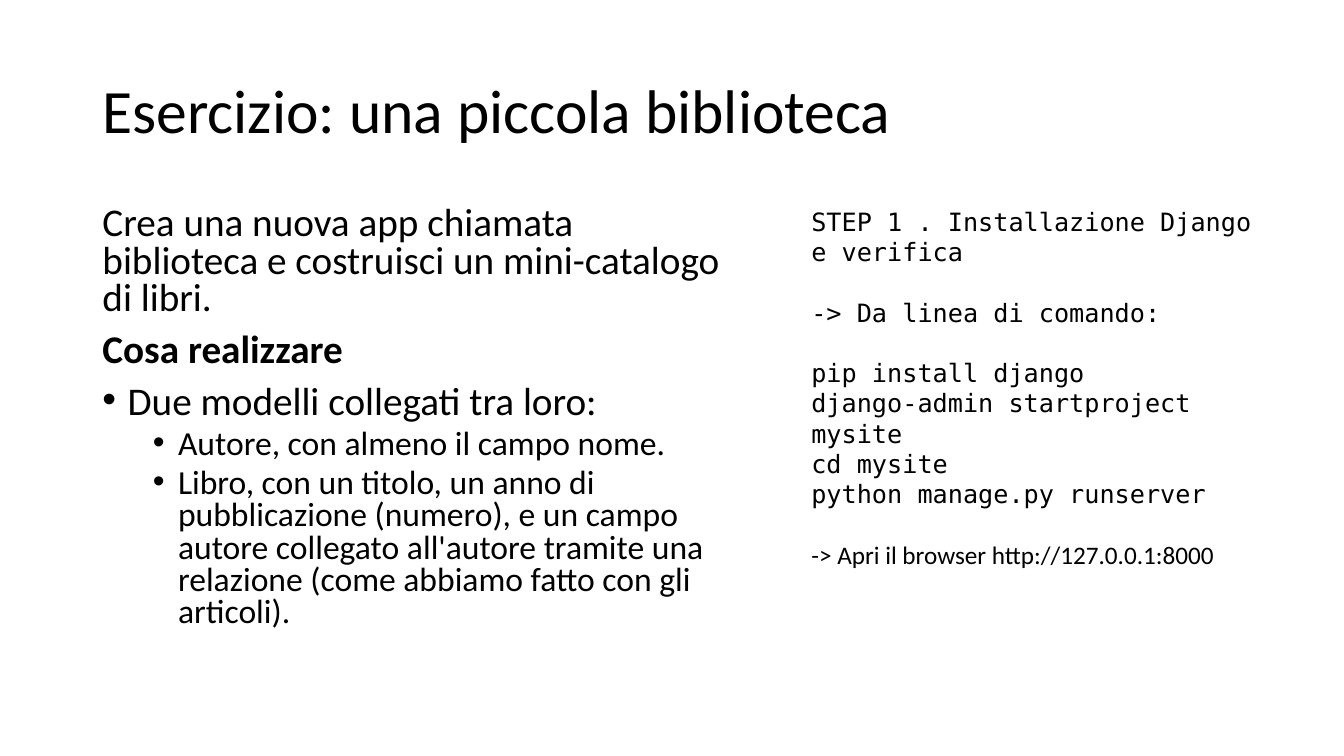
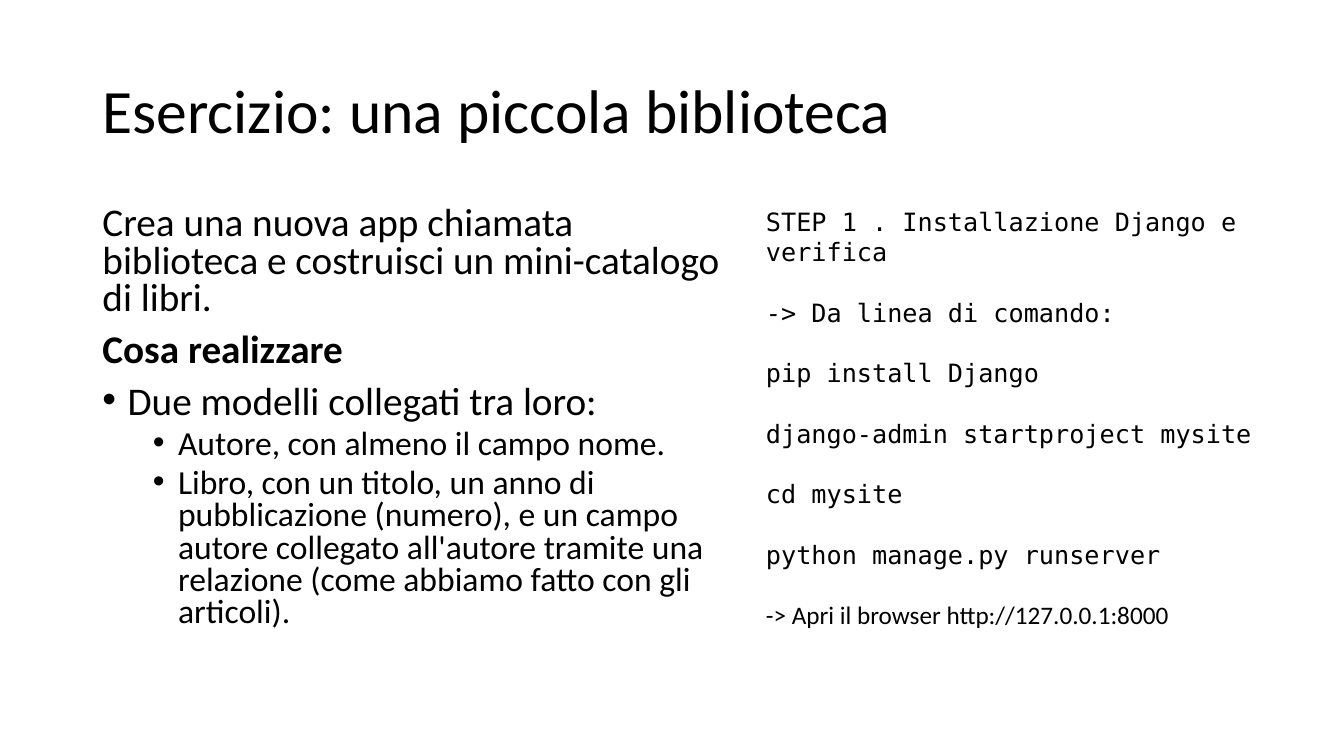
Before and after one commit to dipialx/Corso-Python, a slide deck: slide 28 of Lez4.pptx. Drawn at 1344x756 pixels with LibreOffice and Linux fonts; fonts in the diff are those of the drawing. Boxes give left, top, right and bottom in pixels: in the first picture for what was removed or moved away, otherwise in the second. Text is boxed around its words. In the diff, an @@ line names an element or a change of style, - is before the commit and + after.

```diff
--- a/Lez4.pptx
+++ b/Lez4.pptx
@@ text "STEP 1 . Installazione Django ...": place and size @@
-text "STEP 1 . Installazione Django ..." at [811, 211, 1251, 568]
+text "STEP 1 . Installazione Django ..." at [766, 211, 1251, 628]
@@ text at [766, 362, 1039, 388]: text changed @@
-pip install django
+pip install Django
```
Also in this commit, not shown: 1 other slide changed, 1 slide added, 1 other file.
